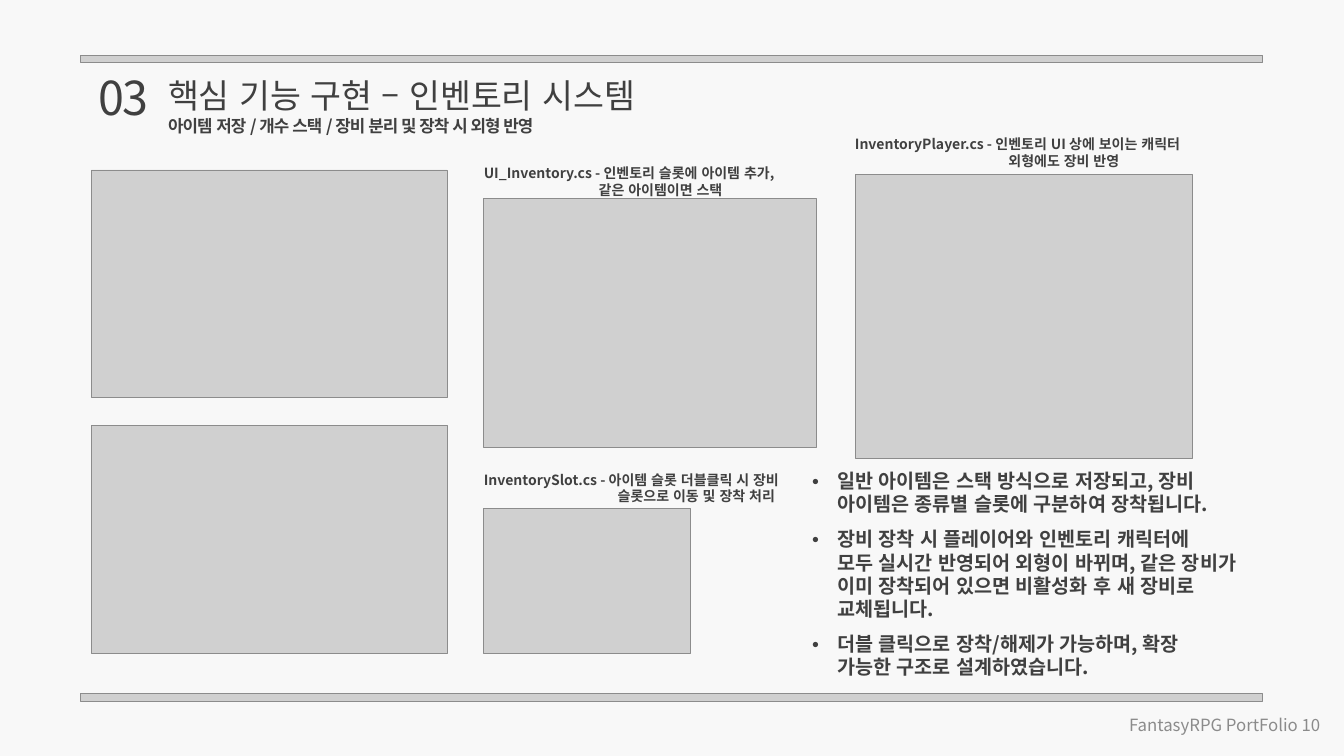
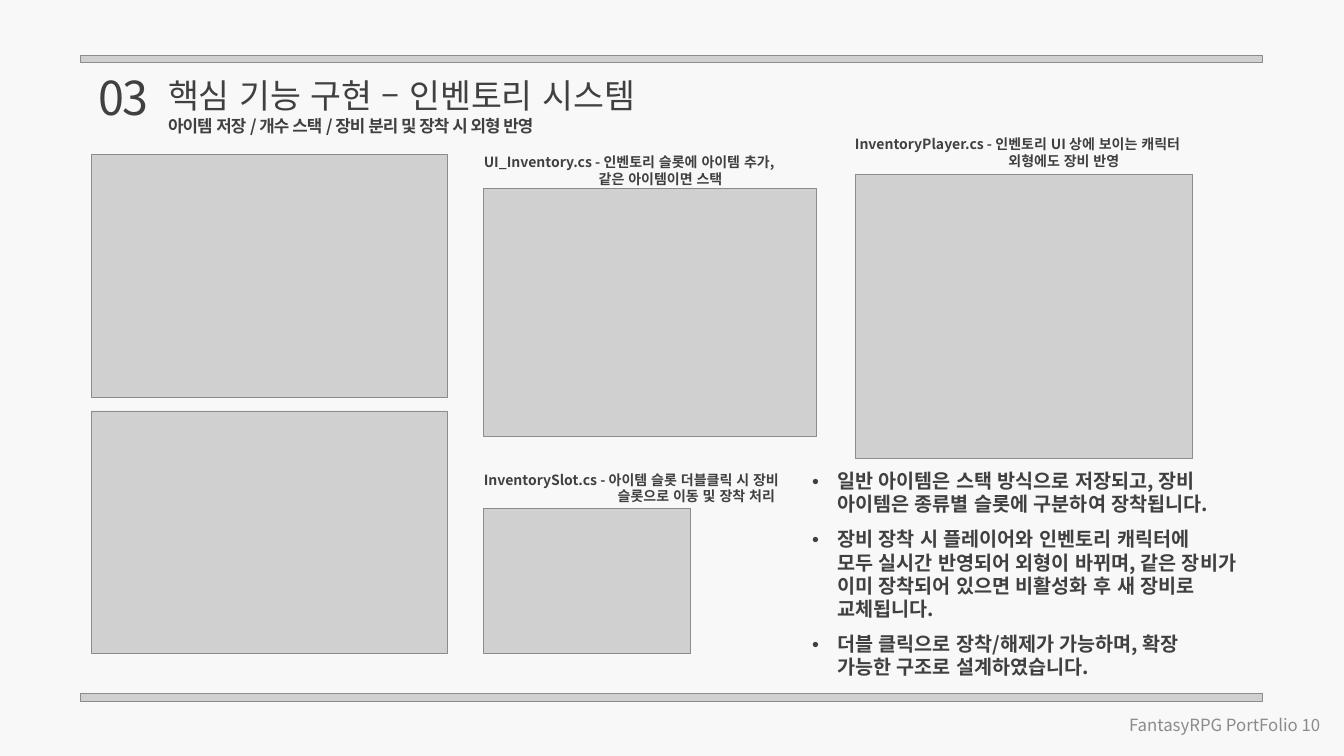
Before and after one commit to xxxuug/FantasyRPG, a slide deck: slide 10 of FantasyRPG.pptx. Drawn at 1344x756 pixels with LibreOffice and Linux fonts; fonts in the diff are those of the drawing; grey boxes stand for pictures. Boxes give left, top, right and bottom in pixels: in the first picture for what was removed or moved away, otherwise in the second. Text is boxed around its words. In the diff, an @@ line names an element or a change of style, - is before the commit and + after.

```diff
--- a/FantasyRPG.pptx
+++ b/FantasyRPG.pptx
@@ picture: place and size @@
-picture at [91,170,447,398]
+picture at [91,155,447,397]
@@ text "UI_Inventory.cs - 인벤토리 슬롯에 아이템 ...": place and size @@
-text "UI_Inventory.cs - 인벤토리 슬롯에 아이템 ..." at [484,166,774,199]
+text "UI_Inventory.cs - 인벤토리 슬롯에 아이템 ..." at [484,155,774,186]
@@ picture: place and size @@
-picture at [484,199,816,447]
+picture at [484,188,816,436]
@@ picture: place and size @@
-picture at [91,425,448,654]
+picture at [91,411,448,653]
```
Also in this commit, not shown: 3 other slides changed.
